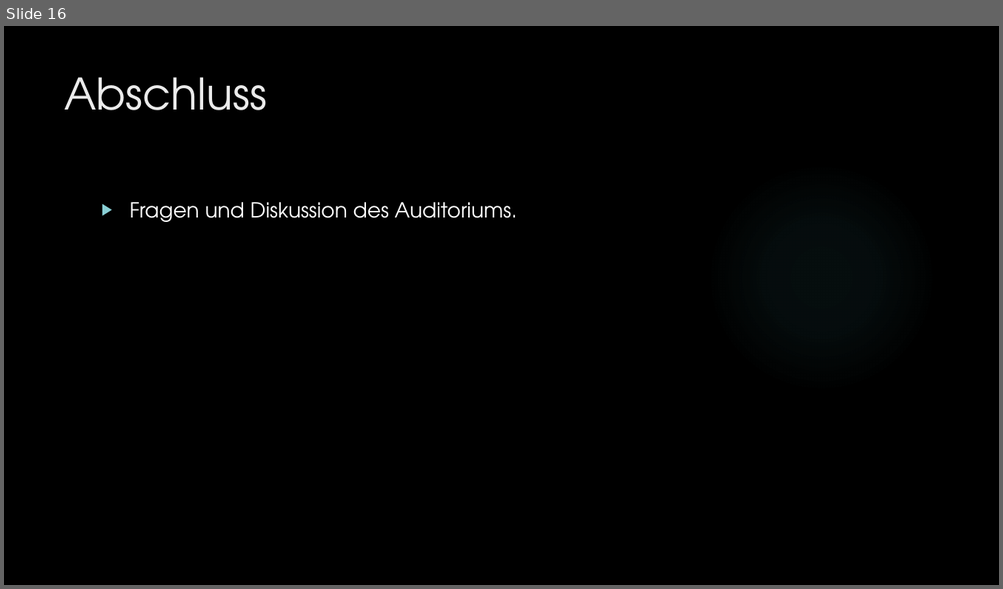
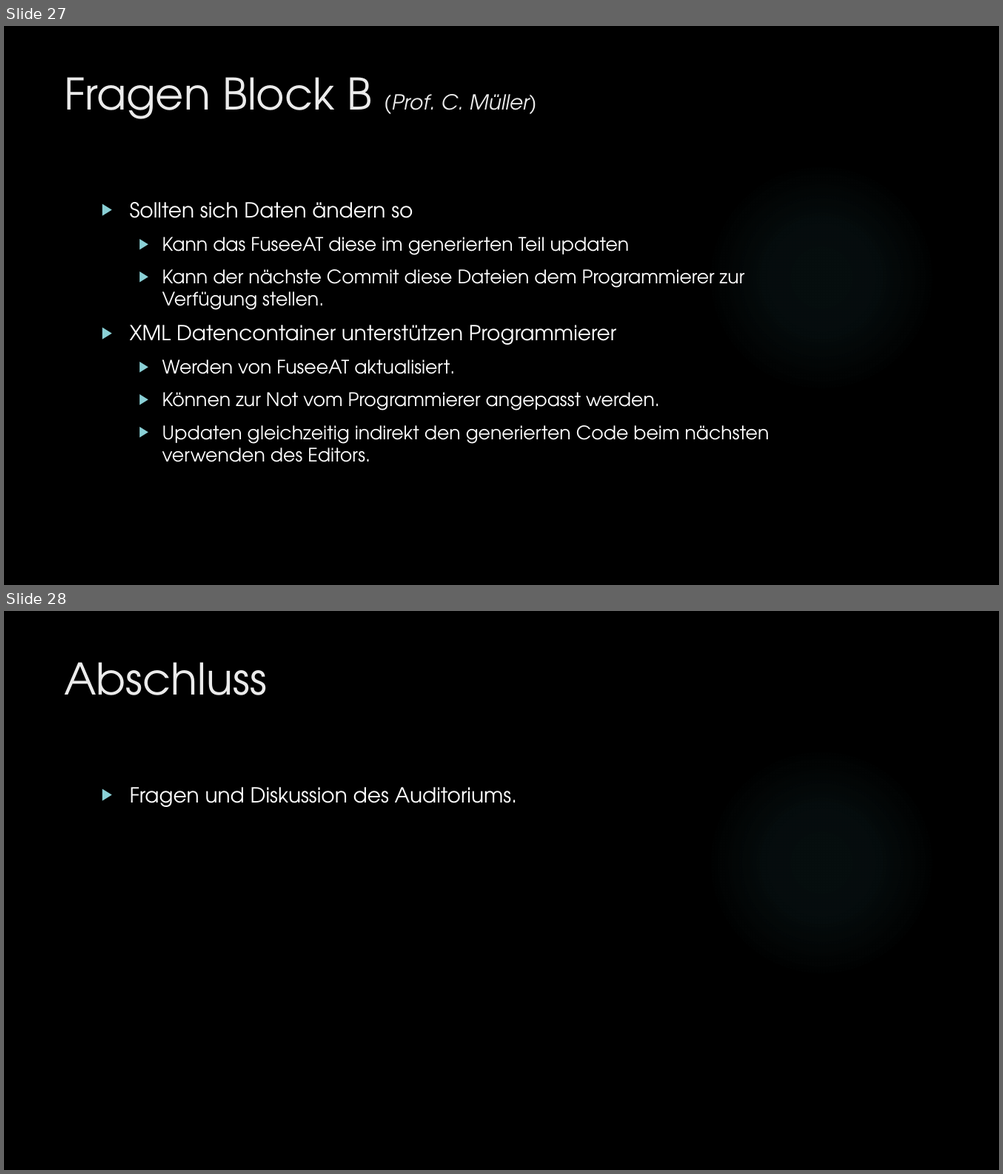
Before and after one commit to dNovel/MasterThesisWS1415, a slide deck: Disputation/Praesentation_DominikSteffen.pptx. Shown one above the other, each under a label of ours: slide 16 before the commit, slides 27 and 28 after it. The pictures are 1003x589 and 1003x1174 pixels, drawn with LibreOffice and Linux fonts; fonts in the diff are those of the drawing; background and template pictures are left out. Boxes give left, top, right and bottom in pixels: in the first picture for what was removed or moved away, otherwise in the second. Text is boxed around its words. In the diff, an @@ line names an element or a change of style, - is before the commit and + after.

Commit message:
Fragen von Prof. Müller eingefügt
Fragen eingefügt und beantwortet. Nächster Schritt: Prof. Taube

```diff
--- a/Disputation/Praesentation_DominikSteffen.pptx
+++ b/Disputation/Praesentation_DominikSteffen.pptx
@@ slide 27 added at bbox=[4, 26, 999, 585], background picture (left out); not listed: 1 template element that a slide beside it also shows @@
@@ title added at bbox=[64, 77, 537, 119], 20 pt, text #EBEBEB, italic @@
+Fragen Block B (Prof. C. Müller)
@@ text added at bbox=[130, 202, 769, 463], 18 pt, text #FFFFFF @@
+▶ Sollten sich Daten ändern so
+  ▶ Kann das FuseeAT diese im generierten Teil updaten
+  ▶ Kann der nächste Commit diese Dateien dem Programmierer zur Verfügung stellen.
+▶ XML Datencontainer unterstützen Programmierer
+  ▶ Werden von FuseeAT aktualisiert.
+  ▶ Können zur Not vom Programmierer angepasst werden.
+  ▶ Updaten gleichzeitig indirekt den generierten Code beim nächsten verwenden des Editors.
@@ what was slide 16 is now slide 28 @@
```
Also in this commit, not shown: 2 slides changed, 11 other slides added, 2 other files.
